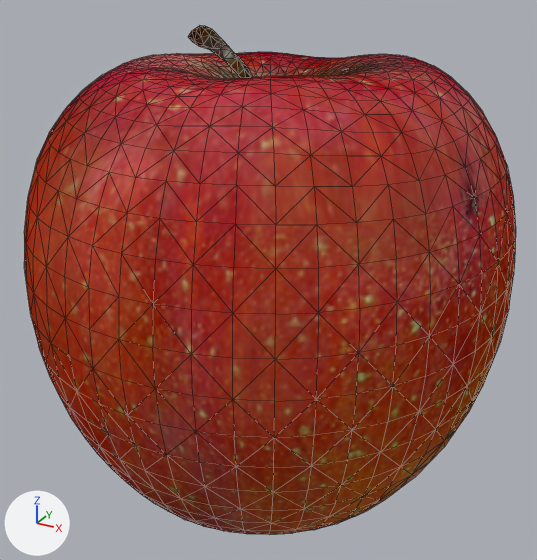
A saved change to the Blender file media/gltf/apple/apple.blend.
Camera for both pictures: a 50 mm camera at (0.045, -0.2265, 0.19) aimed at (-0.008, -0.1302, 0.1419). Every picture has the same lights, and +X, +Y and +Z are marked at lower left. Mesh edges are drawn as thin lines.

Script lines for the objects in view, before the commit:
```python
mat_mat_0_apple_jpg = principled_material('mat_0-APPLE.jpg')
mat_mat_0_apple_jpg.texture = img_apple_jpg
mat_mat_0_apple_jpg.roughness = 0.895
mat_mat_0_apple_jpg.specular_ior_level = 0.0
me_dtr9e6nzbst66k2m7d7lgwtms = bpy.data.meshes.new('DTR9E6NZBST66K2M7D7LGWTMS')
me_dtr9e6nzbst66k2m7d7lgwtms.from_pydata(...)  # 1763 vertices, 3540 faces; spans x -0.0456..0.0289, y 0.1073..0.1804, z 0.0917..0.167
me_dtr9e6nzbst66k2m7d7lgwtms.polygons.foreach_set('use_smooth', [True] * 3540)
me_dtr9e6nzbst66k2m7d7lgwtms.materials.append(mat_mat_0_apple_jpg)  # picture img_apple_jpg
ob_dtr9e6nzbst66k2m7d7lgwtms = bpy.data.objects.new('DTR9E6NZBST66K2M7D7LGWTMS', me_dtr9e6nzbst66k2m7d7lgwtms)
ob_dtr9e6nzbst66k2m7d7lgwtms.location = (0.0, 0.0, 0.0)
ob_dtr9e6nzbst66k2m7d7lgwtms.rotation_euler = (1.571, 0.0, 0.0)  # degrees (90, 0, 0)
```
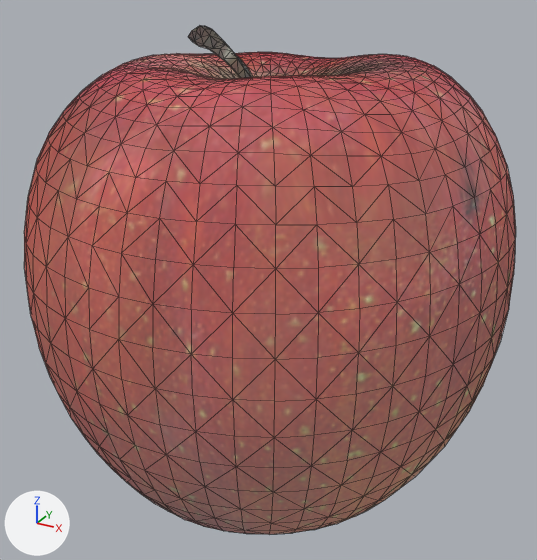
Patch to the scene script:
```diff
--- a/media/gltf/apple/apple.blend.py
+++ b/media/gltf/apple/apple.blend.py
@@ mat_mat_0_apple_jpg @@
 mat_mat_0_apple_jpg.texture = img_apple_jpg
-mat_mat_0_apple_jpg.roughness = 0.895
+mat_mat_0_apple_jpg.roughness = 1.0
 mat_mat_0_apple_jpg.specular_ior_level = 0.0
+mat_mat_0_apple_jpg.emission_color = (0.0729, 0.0729, 0.0729)  # dark grey #4c4c4c
+mat_mat_0_apple_jpg.emission_strength = 1.0
```

Pixel boxes (x1, y1, x2, y2) of what changed, in the pictures (537 x 560 px):
'DTR9E6NZBST66K2M7D7LGWTMS', recoloured (red to brown)
    both: (24, 26, 516, 534)
